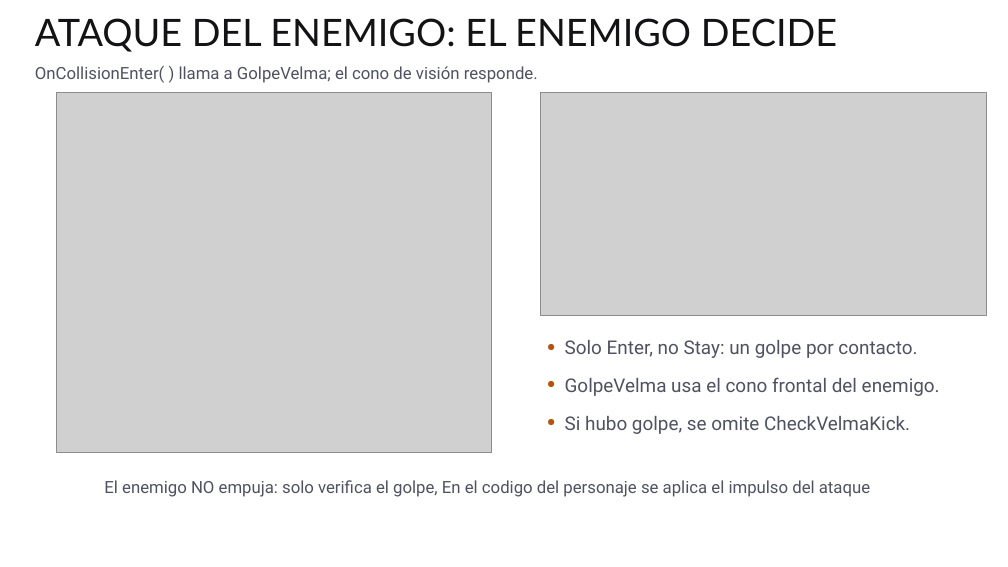
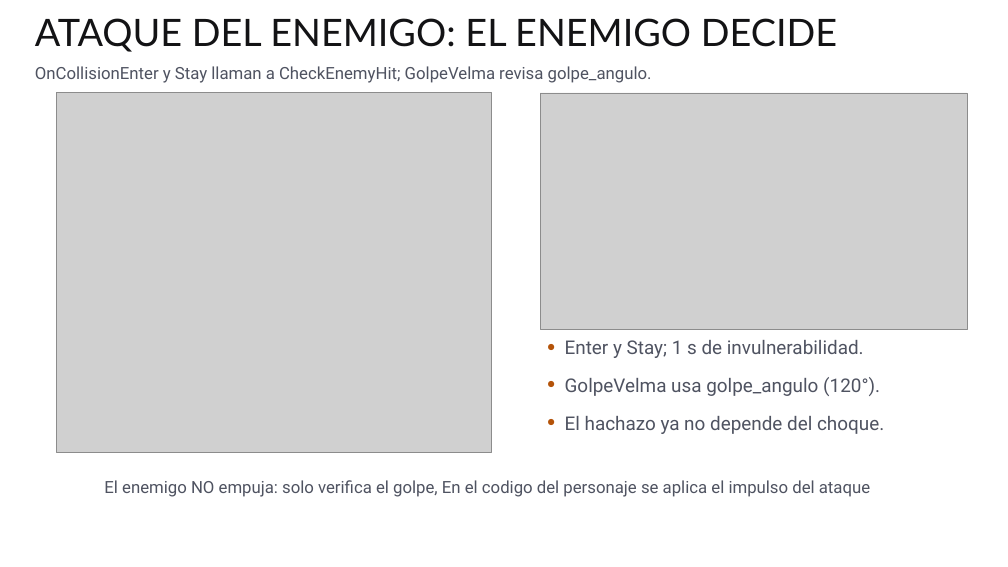
Before and after one commit to abala-tec/TC2005B, a slide deck: slide 22 of T8/T8.8.3-misc/T8.8.3-Miscelaneos.pptx. Drawn at 1008x567 pixels with LibreOffice and Linux fonts; fonts in the diff are those of the drawing; grey boxes stand for pictures; background and template pictures are left out. Boxes give left, top, right and bottom in pixels: in the first picture for what was removed or moved away, otherwise in the second. Text is boxed around its words. In the diff, an @@ line names an element or a change of style, - is before the commit and + after.

Commit message:
[master] escena 8 misc pptx update TODO FALTA REVISAR

```diff
--- a/T8/T8.8.3-misc/T8.8.3-Miscelaneos.pptx
+++ b/T8/T8.8.3-misc/T8.8.3-Miscelaneos.pptx
@@ text at [35,66,652,83]: text changed @@
-OnCollisionEnter( ) llama a GolpeVelma; el cono de visión responde.
+OnCollisionEnter y Stay llaman a CheckEnemyHit; GolpeVelma revisa golpe_angulo.
@@ picture: place and size @@
-picture at [541,92,987,315]
+picture at [541,93,967,329]
@@ text at [565,340,864,358]: text changed @@
-Solo Enter, no Stay: un golpe por contacto.
+Enter y Stay; 1 s de invulnerabilidad.
@@ text at [565,377,880,396]: text changed @@
-GolpeVelma usa el cono frontal del enemigo.
+GolpeVelma usa golpe_angulo (120°).
@@ text at [565,416,884,434]: text changed @@
-Si hubo golpe, se omite CheckVelmaKick.
+El hachazo ya no depende del choque.
```
Also in this commit, not shown: 9 other slides changed, 18 other files.
